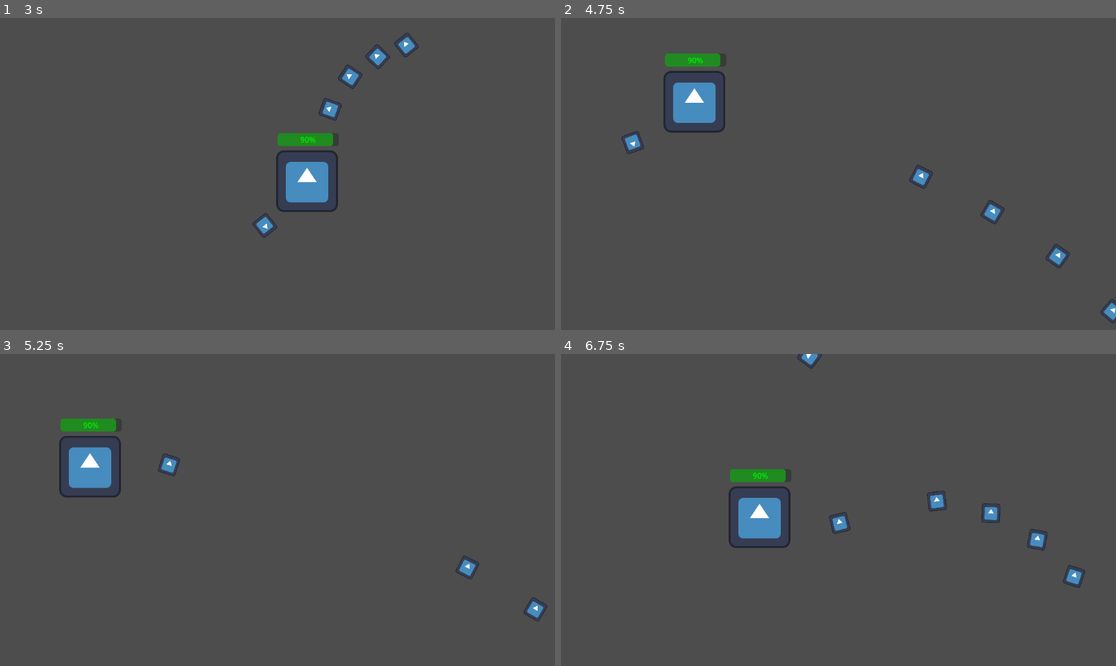
Above: before the commit, frames 1-4 (two rows, left to right).
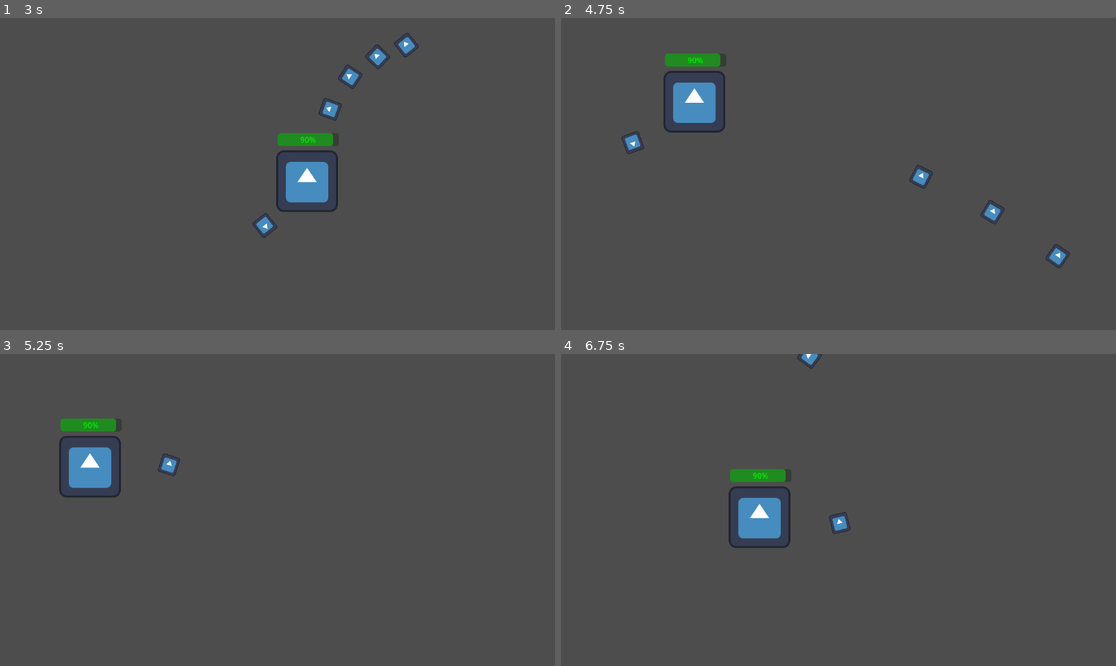
Above: after the commit, the same moments.

Repository: gadelhati/FirstGodot
Game: Godot game, scene res://base.tscn
The game is run twice, just before and just after one commit, with the same random seed, the same clock (stepped at 60 frames per second) and the same inputs. The engine's default icon, where the game draws it, is replaced by a stand-in: a white triangle on a blue panel in a dark square.
Inputs (mouse positions are in pixels of both pictures, inside the frame that each line leads up to):
- Up to frame 1 (3 s): tap Enter at 0.5 s; move the mouse to (399, 158) at 0.52 s; press the mouse at (399, 158) at 0.53 s; hold Right (ui_right) 0.53-1.28 s; move the mouse to (166, 189) at 1.27 s; release the mouse at (166, 189) at 1.28 s; hold Down (ui_down) 1.28-2.03 s; click (166, 189) at 1.35 s; move the mouse to (333, 105) at 2.02 s; press the mouse at (333, 105) at 2.03 s; hold Right (ui_right) 2.03-2.78 s; move the mouse to (249, 236) at 2.77 s; release the mouse at (249, 236) at 2.78 s; hold Up (ui_up) from 2.78 s (still down); click (249, 236) at 2.85 s
- Up to frame 2 (4.75 s): move the mouse to (1005, 220) at 3.52 s; release Up (ui_up) at 3.53 s; press the mouse at (1005, 220) at 3.53 s; hold Left (ui_left) from 3.53 s (still down); move the mouse to (672, 127) at 4.27 s; release the mouse at (672, 127) at 4.28 s; click (672, 127) at 4.35 s
- Up to frame 3 (5.25 s): move the mouse to (305, 510) at 5.02 s; release Left (ui_left) at 5.03 s; press the mouse at (305, 510) at 5.03 s; hold Down (ui_down) from 5.03 s (still down)
- Up to frame 4 (6.75 s): move the mouse to (755, 432) at 5.77 s; release Down (ui_down) at 5.78 s; release the mouse at (755, 432) at 5.78 s; hold Right (ui_right) 5.78-6.53 s; click (755, 432) at 5.85 s; move the mouse to (960, 494) at 6.52 s; press the mouse at (960, 494) at 6.53 s; hold Up (ui_up) from 6.53 s (still down)

Frame 1 is identical in both runs. In frame 2, 0.1% of the frame differs, in the area x 97-100%, y 89-98%; in frame 3, 0.3%; in frame 4, 0.5%, in the area x 65-95%, y 43-76%.
Error before the commit: Invalid access to property or key 'max_distance_reached' on a base object of type 'RefCounted (ProjectileComponent)'. (res://projectiles/bullet.gd:59)

Commit message:
fix: on bullet max range

Diff:
--- a/entities/enemy.gd
+++ b/entities/enemy.gd
@@ -64,7 +64,7 @@
 	health_component.death.connect(_on_death)
 	contact_damage_component.damage_dealt.connect(_on_contact_damage_dealt)
 
-func _physics_process(delta):
+func _physics_process(_delta):
 	if enable_contact_damage:
 		# Verifica colisões de slide (quando se move)
 		_check_slide_collisions()
--- a/projectiles/bullet.gd
+++ b/projectiles/bullet.gd
@@ -19,25 +19,23 @@
 
 func setup(dir: Vector2, spd: float, max_dist: float):
 	_initialize_components(dir, spd, max_dist)
-	_connect_signals()
 	_apply_visual_rotation()
+	# Conecta signals apenas se ainda não estiverem conectados
+	if not body_entered.is_connected(_on_body_entered):
+		body_entered.connect(_on_body_entered)
+	if not area_entered.is_connected(_on_area_entered):
+		area_entered.connect(_on_area_entered)
 
 func _initialize_components(dir: Vector2, spd: float, max_dist: float):
 	projectile_component = ProjectileComponent.new(dir, spd, max_dist)
 	damage_dealer = DamageDealerComponent.new(damage, can_hit_multiple)
-
-func _connect_signals():
 	damage_dealer.damage_dealt.connect(_on_damage_dealt)
-
-	# Conecta sinais de colisão
-	body_entered.connect(_on_body_entered)
-	area_entered.connect(_on_area_entered)
 
 func _apply_visual_rotation():
 	rotation = projectile_component.get_rotation()
 
-func _physics_process(delta):
-	_handle_movement(delta)
+func _physics_process(_delta):
+	_handle_movement(_delta)
 	_check_destruction()
 
 func _handle_movement(delta: float):
@@ -56,7 +54,7 @@
 
 func _check_destruction():
 	if projectile_component.should_destroy():
-		projectile_component.max_distance_reached.emit()
+		_destroy_projectile()
 
 # Callbacks de colisão
 func _on_body_entered(body: Node2D):
@@ -66,15 +64,15 @@
 		_destroy_projectile()
 
 func _on_area_entered(area: Area2D):
-	# Colisão com paredes ou outras áreas
-	_destroy_projectile()
+	if destroy_on_hit:
+		_destroy_projectile()
 
 func _on_max_distance_reached():
 	_destroy_projectile()
 
 func _on_damage_dealt(target: Node, damage_value: float):
 	# Feedback visual ou sonoro pode ser adicionado aqui
-	projectile_component.target_hit.emit(target)
+	pass
 
 func _destroy_projectile():
 	# Efeito de destruição pode ser adicionado aqui
